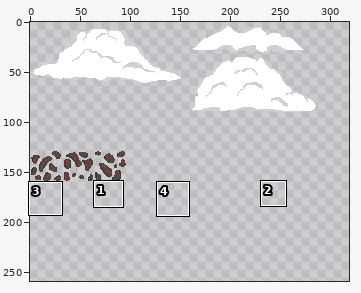
Edited in one commit: sprite sheet (assets/decors.png). Above, an overview of the earlier version with the close-up marked.
Close-up. As it was:
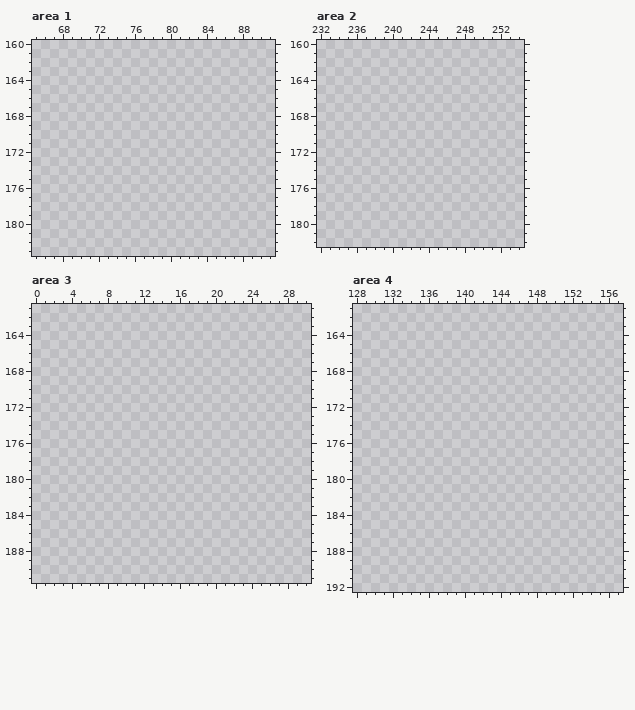
The file is 320x320 pixels. Colours within 5 levels of each other are drawn and written as one. Shown: area 1: x 65..91, y 160..183; area 2: x 232..254, y 160..182; area 3: x 0..30, y 161..191; area 4: x 128..157, y 161..192. The wide view leaves out empty margins. The commit also changed other parts of the picture, which this record leaves out.
And afterwards:
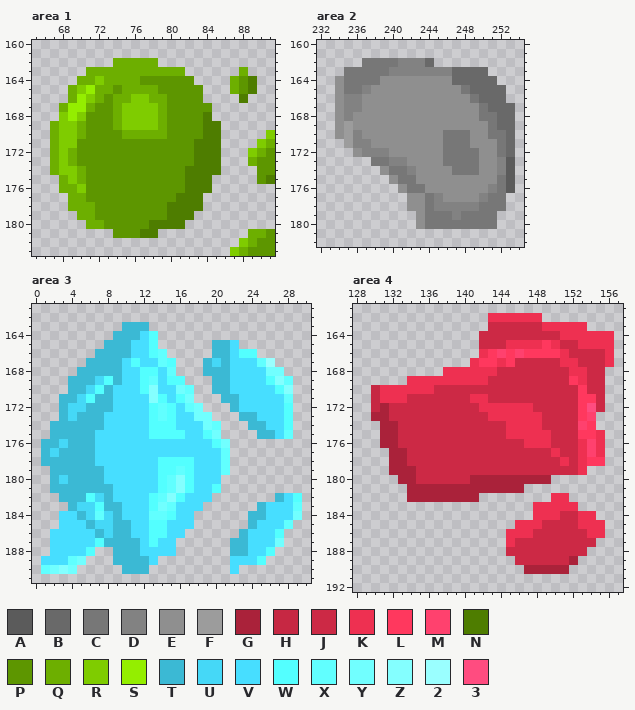
Palette (. is transparent): A #5b5b5b  B #696969  C #777777  D #828282  E #8f8f8f  F #9c9c9c  G #aa223a  H #c62843  J #cc2945  K #ee3051  L #ff385e  M #ff416e  N #4e7d00  P #5d9600  Q #6daf00  R #7fcc00  S #94ee00  T #3bb9d4  U #45d8f7  V #47deff  W #53ffff  X #61ffff  Y #71ffff  Z #84ffff  2 #9affff  3 #ff4c80
Edits made:
Area 1:
y 162: x 74..78 ..... -> QQQQQ
y 163: x 71..81 ........... -> QQQQQQQQQQQ; x 88 . -> Q
y 164: x 70..82 ............. -> QQRQQQQPPPPPP; x 87..89 ... -> QPN
y 165: x 69..83 ............... -> QRSQQPQQQQPPPPP; x 87..89 ... -> QPN
y 166: x 69..83 ............... -> QSRQPQQRRQQPPPP; x 88 . -> N
y 167: x 68..84 ................. -> QSSQPPQRRRRQPPPPP
y 168: x 68..84 ................. -> RSRPPPQRRRRQPPPPN
y 169: x 67..85 ................... -> QRRQPPPQRRRRQPPPPNN
y 170: x 67..85 ................... -> QRRQPPPPQQQQQPPPPNN; x 91 . -> R
y 171: x 67..85 ................... -> QRRPPPPPPPPPPPPPNNN; x 90..91 .. -> RQ
y 172: x 67..85 ................... -> QRQPPPPPPPPPPPPPNNN; x 89..91 ... -> RQP
y 173: x 67..85 ................... -> QRQPPPPPPPPPPPPPNNN; x 89..91 ... -> QPP
y 174: x 67..85 ................... -> QRRQPPPPPPPPPPPNNNN; x 90..91 .. -> PP
y 175: x 68..84 ................. -> QRQPPPPPPPPPPPNNN; x 90..91 .. -> PN
y 176: x 68..84 ................. -> QQRPPPPPPPPPPPNNN
y 177: x 69..83 ............... -> QQPPPPPPPPPPNNN
y 178: x 69..83 ............... -> QQQPPPPPPPPNNNN
y 179: x 70..82 ............. -> QQPPPPPPPPNNN
y 180: x 71..81 ........... -> QQPPPPPNNNN
y 181: x 74..78 ..... -> PPPNN; x 89..91 ... -> QQP
y 182: x 88..91 .... -> RQPP
y 183: x 87..91 ..... -> RQPPP
Area 2:
y 162: x 237..244 ........ -> CCCCDDDB
y 163: x 235..250 ................ -> CCCCCDDDDDDDBBBB
y 164: x 234..251 .................. -> ECCCCEEEEEEEEBBBBB
y 165: x 234..252 ................... -> ECCDEEEEEEEEEECBBBB
y 166: x 234..252 ................... -> EDDEEEEEEEEEEEECBBB
y 167: x 234..253 .................... -> EDDEEEEEEEEEEEEECBBB
y 168: x 234..253 .................... -> EDEEEEEEEEEEEEEECCBB
y 169: x 234..253 .................... -> EFEEEEEEEEEEEEEEECBB
y 170: x 234..253 .................... -> EFDEEEEEEEEECCCEECCB
y 171: x 235..253 ................... -> FDDEEEEEEEECCCEEECB
y 172: x 236..253 .................. -> EDDDEEEEEECCCCEECB
y 173: x 238..253 ................ -> CCDDEEEECCCCEEDA
y 174: x 239..253 ............... -> ECCDEEEECCCEEDA
y 175: x 240..253 .............. -> ECCEEEEEEEEECA
y 176: x 241..253 ............. -> ECCEEEEEEEDCA
y 177: x 242..252 ........... -> EECDEEEEDCC
y 178: x 242..252 ........... -> EECDDDDDCCC
y 179: x 243..251 ......... -> ECCCDCCCC
y 180: x 243..251 ......... -> ECCCCCCCC
Area 3:
y 163: x 10..12 ... -> TTT
y 164: x 9..13 ..... -> TTTVW
y 165: x 8..13 ...... -> TTTVVW; x 20..22 ... -> TTV
y 166: x 7..14 ........ -> TTTTVVWX; x 20..24 ..... -> TTVWW
y 167: x 6..15 .......... -> TTTTVWVVXW; x 19..26 ........ -> TUTVVVX2
y 168: x 5..15 ........... -> TTTTTVVWWVX; x 19..27 ......... -> TTTVVVVYY
y 169: x 4..16 ............. -> TTTUWTVVWXVWW; x 20..28 ......... -> TTVVVVWZX
y 170: x 4..17 .............. -> TTUWTVVVWZVVYX; x 20..28 ......... -> TTVVVVVWZ
y 171: x 3..17 ............... -> TTUWTTVVVVZWVWY; x 21..28 ........ -> TTVVVVVX
y 172: x 3..18 ................ -> TUUTTTVVVVWXWVXY; x 22..28 ....... -> TVVVVVW
y 173: x 3..19 ................. -> TUTTTVVVVVWXWVVYY; x 23..28 ...... -> TTVVVW
y 174: x 2..20 ................... -> TTTTTTVVVVVWWWVVVYX; x 24..28 ..... -> TTVVW
y 175: x 2..20 ................... -> TTTTTVVVVVVWWWWVVWY; x 25..28 .... -> TTVX
y 176: x 1..21 ..................... -> TTUTTTVVVVVVVVVVVVVWY
y 177: x 1..21 ..................... -> TUTTTTVVVVVVVVVVVVVVX
y 178: x 1..21 ..................... -> TTTTTTVVVVVVVWWWWVVVX
y 179: x 2..21 .................... -> TTTTTTVVVVVVWWXWVVVX
y 180: x 2..20 ................... -> TUTTTTVVVVVVWXZWVVV
y 181: x 2..20 ................... -> TTTTTTTVVVVVWXZWVVW
y 182: x 3..19 ................. -> TTTWUTVVVVWXZWVVV; x 27..29 ... -> TVW
y 183: x 4..18 ............... -> TUUWTTVVVWYXVVV; x 25..29 ..... -> TVVVX
y 184: x 3..17 ............... -> VVTUXUTVVVXXWVV; x 24..29 ...... -> TTVVVY
y 185: x 3..17 ............... -> VVVTUUTTVVWWVVV; x 24..28 ..... -> TVVVX
y 186: x 2..16 ............... -> VVVVVTUTTVVWWVV; x 23..27 ..... -> TVVVW
y 187: x 2..15 .............. -> VVVVVWTTTTVWVV; x 22..27 ...... -> TTVVVY
y 188: x 2..6 ..... -> VVVVW; x 9..15 ....... -> TTTVVVV; x 22..26 ..... -> TTVVW
y 189: x 1..5 ..... -> VVVXY; x 9..13 ..... -> TTTTV; x 22..25 .... -> VVVW
y 190: x 1..4 .... -> XYZY; x 10..12 ... -> TTT; x 22 . -> V
Area 4:
y 162: x 143..148 ...... -> KKKKKK
y 163: x 143..153 ........... -> JJJJJJKKKKK
y 164: x 142..156 ............... -> JJJJJJJJJKKKKKK
y 165: x 142..156 ............... -> JJJKKKKLKJJKKKK
y 166: x 142..156 ............... -> KLMLMLLLLKJJJJK
y 167: x 141..156 ................ -> KLLKLJJJJJKKJJJK
y 168: x 138..155 .................. -> KKKKKKJJJJJJJJKKJJ
y 169: x 134..155 ...................... -> KKKKKKKKKJJJJJJJJJLKJJ
y 170: x 130..155 .......................... -> HKKKKKKJJJJJJJJJJJJJJJJLJJ
y 171: x 130..155 .......................... -> HKKKJJJJJJJKKJJJJJJJJJJLLJ
y 172: x 130..155 .......................... -> HGJJJJJJJJJJKKKKKKJJJJJL3J
y 173: x 130..154 ......................... -> GGJJJJJJJJJJJKKKKKKJJJJLM
y 174: x 131..154 ........................ -> GGJJJJJJJJJJJJKKKKJJJJML
y 175: x 131..155 ......................... -> GGJJJJJJJJJJJJKKKKKJJJLLK
y 176: x 131..155 ......................... -> GGJJJJJJJJJJJJJJKKKJJJKMK
y 177: x 132..155 ........................ -> GGJJJJJJJJJJJJJJJJKJJKMK
y 178: x 132..155 ........................ -> GGJJJJJJJJJJJJJJJJJKJKLL
y 179: x 132..153 ...................... -> GGGJJJJJJJJJJJJJJJJJJK
y 180: x 133..149 ................. -> GGJJJJJJGGGGGGGGG
y 181: x 134..146 ............. -> GGGGGGGGGGGGG
y 182: x 134..141 ........ -> GGGGGGGG; x 150..151 .. -> KK
y 183: x 148..152 ..... -> KKKKK
y 184: x 148..154 ....... -> KKKJJKK
y 185: x 146..155 .......... -> KKKJJJJKKK
y 186: x 145..155 ........... -> KKKJJJJJJKK
y 187: x 145..154 .......... -> KJJJJJJJJJ
y 188: x 145..153 ......... -> JJJJJJJJJ
y 189: x 146..152 ....... -> JJJJJJG
y 190: x 147..151 ..... -> GGGGG
Boxes around the changes in both close-ups, in picture pixels (x1, y1, x2, y2):
added: (50, 58, 275, 256)
added: (335, 58, 515, 229)
added: (41, 322, 302, 574)
added: (371, 313, 614, 574)
